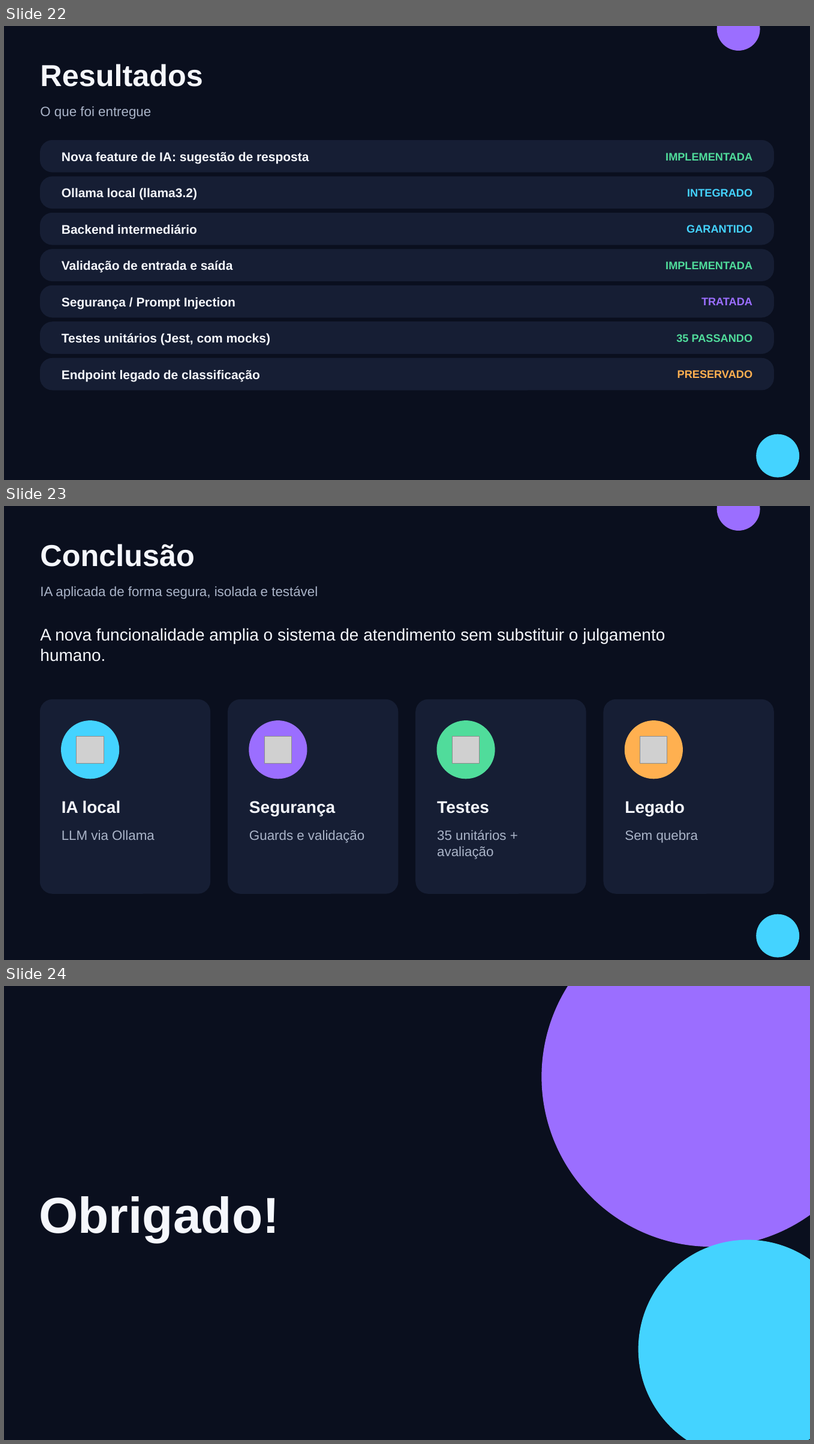
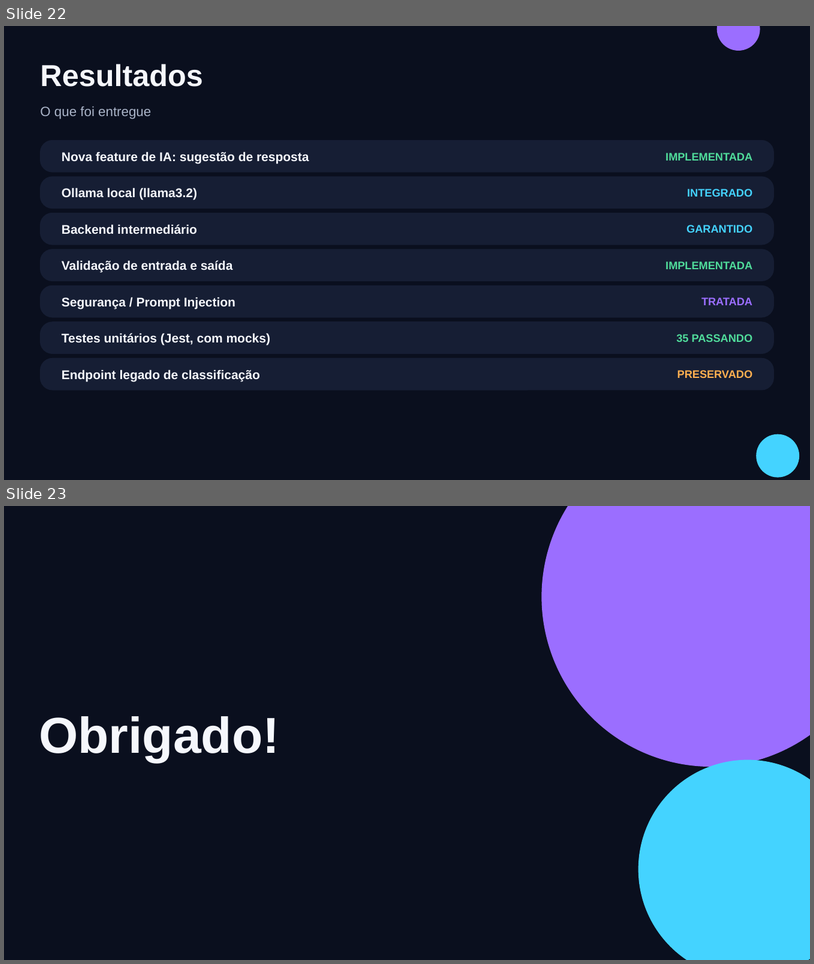
Before and after one commit to kaue0000/sugestoes-ollama-ia, a slide deck: slide_apresentacao_encontro_12_feature03.pptx. Shown one above the other, each under a label of ours: slides 22, 23 and 24 before the commit, slides 22 and 23 after it. The pictures are 814x1444 and 814x964 pixels, drawn with LibreOffice and Linux fonts; fonts in the diff are those of the drawing; grey boxes stand for pictures. Boxes give left, top, right and bottom in pixels: in the first picture for what was removed or moved away, otherwise in the second. Text is boxed around its words. In the diff, an @@ line names an element or a change of style, - is before the commit and + after.

```diff
--- a/slide_apresentacao_encontro_12_feature03.pptx
+++ b/slide_apresentacao_encontro_12_feature03.pptx
@@ slide 23 removed at <box>4,506,810,960</box>, background #0A0F1E @@
@@ ellipse removed at <box>718,506,760,530</box> @@
@@ text removed at <box>40,544,194,567</box> @@
-Conclusão
@@ text removed at <box>40,586,318,599</box> @@
-IA aplicada de forma segura, isolada e testável
@@ text removed at <box>40,628,665,661</box> @@
-A nova funcionalidade amplia o sistema de atendimento sem substituir o julgamento humano.
@@ rounded rectangle removed at <box>40,700,210,893</box> @@
@@ rounded rectangle removed at <box>228,700,398,893</box> @@
@@ rounded rectangle removed at <box>417,700,587,893</box> @@
@@ rounded rectangle removed at <box>604,700,774,893</box> @@
@@ ellipse removed at <box>62,721,119,778</box> @@
@@ ellipse removed at <box>249,721,307,778</box> @@
@@ ellipse removed at <box>438,721,495,778</box> @@
@@ ellipse removed at <box>625,721,683,778</box> @@
@@ picture removed at <box>77,736,104,763</box> @@
@@ picture removed at <box>265,736,292,763</box> @@
@@ picture removed at <box>453,736,480,763</box> @@
@@ picture removed at <box>641,736,668,763</box> @@
@@ text removed at <box>62,800,121,813</box> @@
-IA local
@@ text removed at <box>249,801,335,816</box> @@
-Segurança
@@ text removed at <box>437,801,489,813</box> @@
-Testes
@@ text removed at <box>625,800,685,816</box> @@
-Legado
@@ text removed at <box>437,829,506,859</box> @@
-35 unitários + avaliação
@@ text removed at <box>62,830,155,840</box> @@
-LLM via Ollama
@@ text removed at <box>249,830,365,843</box> @@
-Guards e validação
@@ text removed at <box>625,830,699,843</box> @@
-Sem quebra
@@ ellipse removed at <box>757,915,800,957</box> @@
@@ what was slide 24 is now slide 23 @@
```
Also in this commit, not shown: 3 slides changed.
